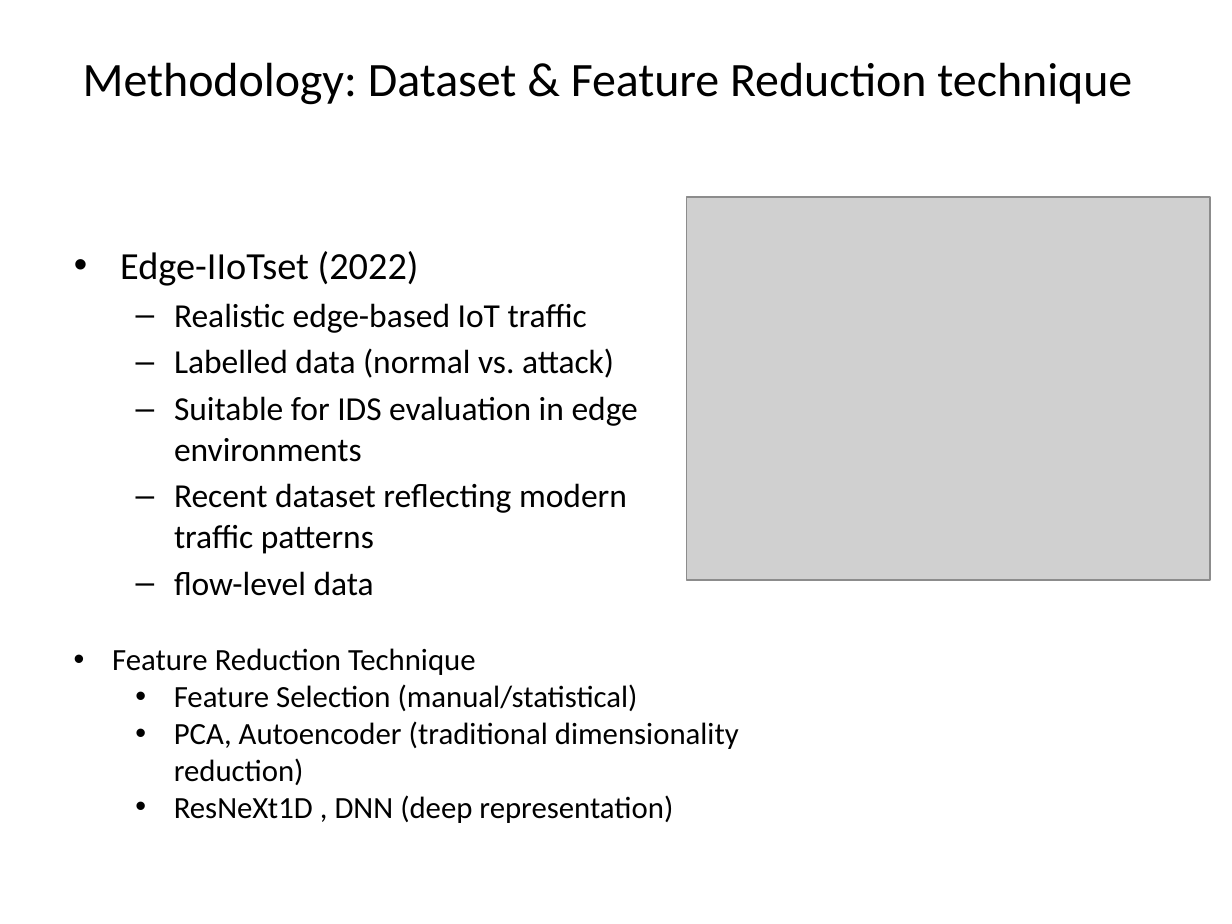
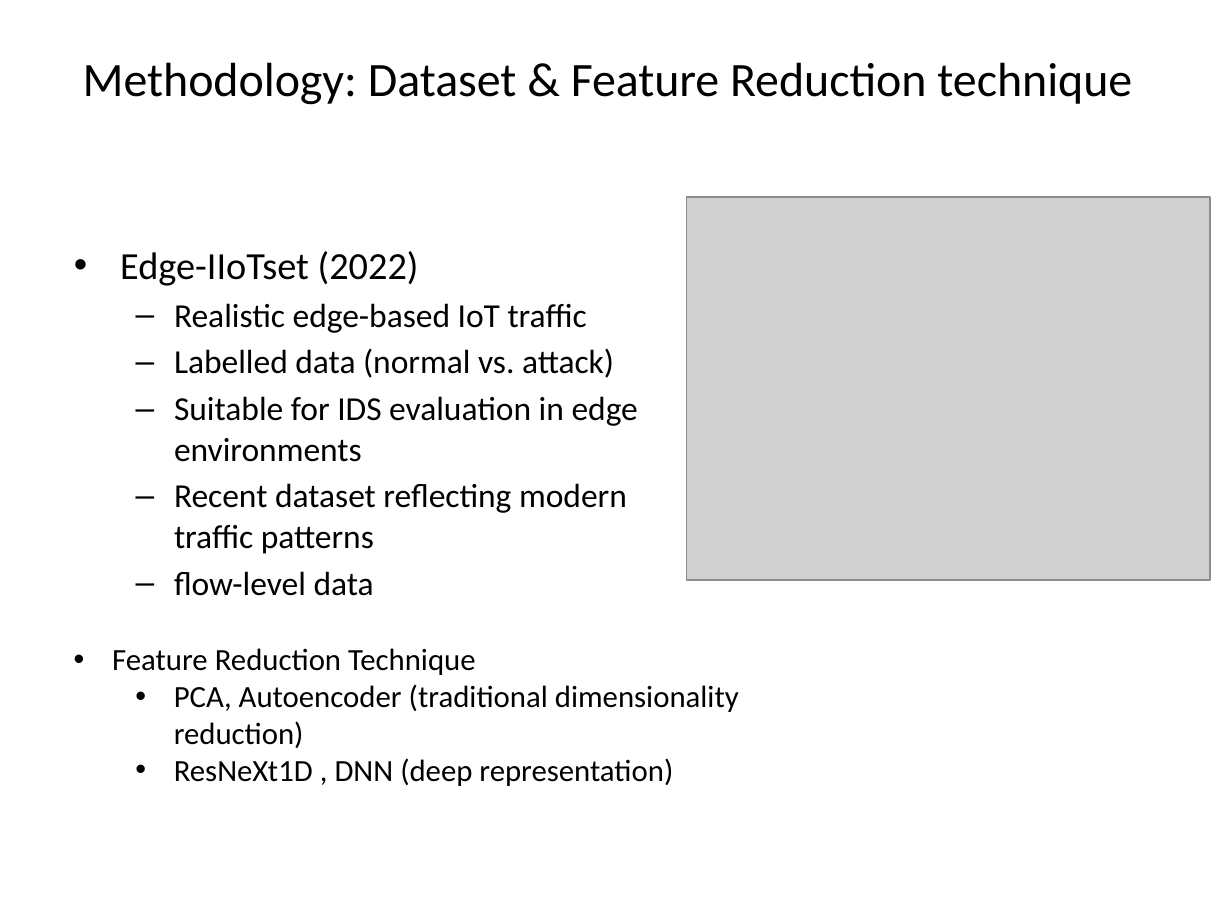
Before and after one commit to YMa10-ACS/Edge-IDS-Framework, a slide deck: slide 8 of Presentation/IoMT_IDS_Presentation.pptx. Drawn at 1232x924 pixels with LibreOffice and Linux fonts; fonts in the diff are those of the drawing; grey boxes stand for pictures. Boxes give left, top, right and bottom in pixels: in the first picture for what was removed or moved away, otherwise in the second. Text is boxed around its words. In the diff, an @@ line names an element or a change of style, - is before the commit and + after.

```diff
--- a/Presentation/IoMT_IDS_Presentation.pptx
+++ b/Presentation/IoMT_IDS_Presentation.pptx
@@ text at <box>174,684,638,711</box>: paragraph removed @@
-  • Feature Selection (manual/statistical)
```
Also in this commit, not shown: 3 other slides changed, 11 other files.
